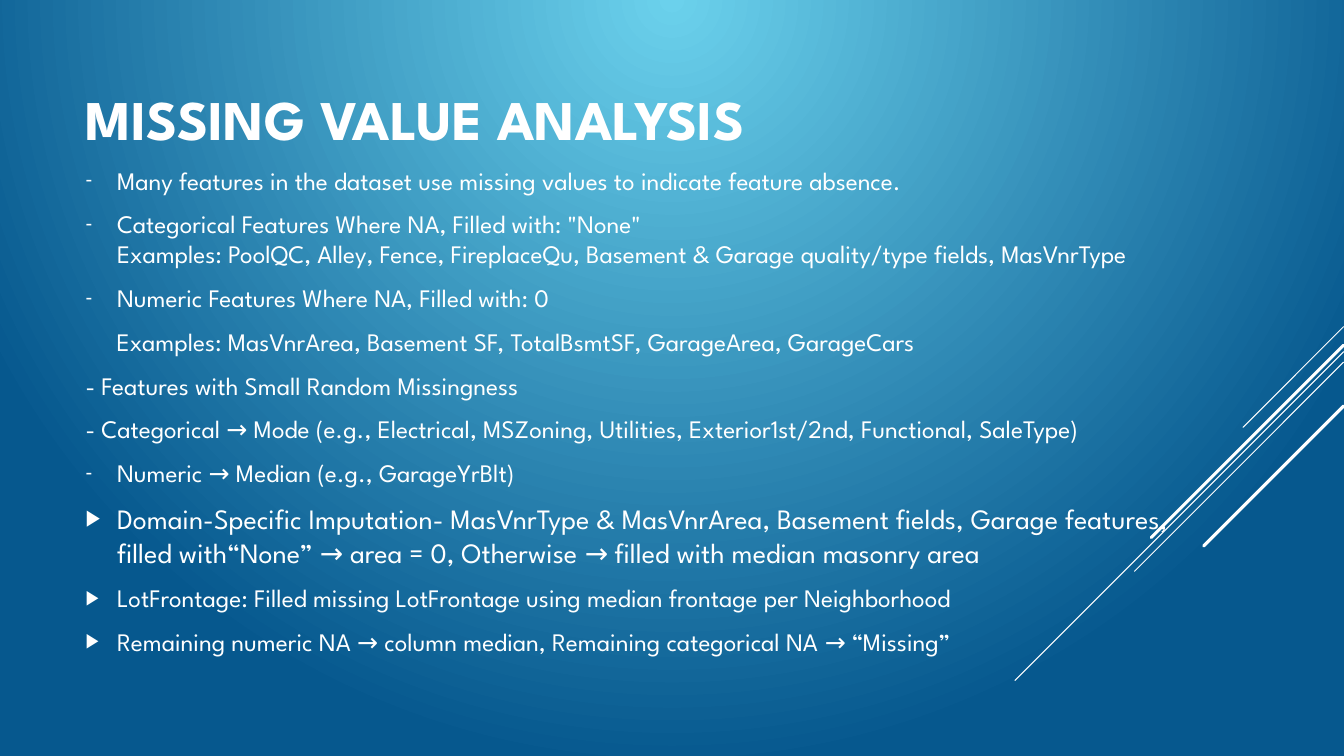
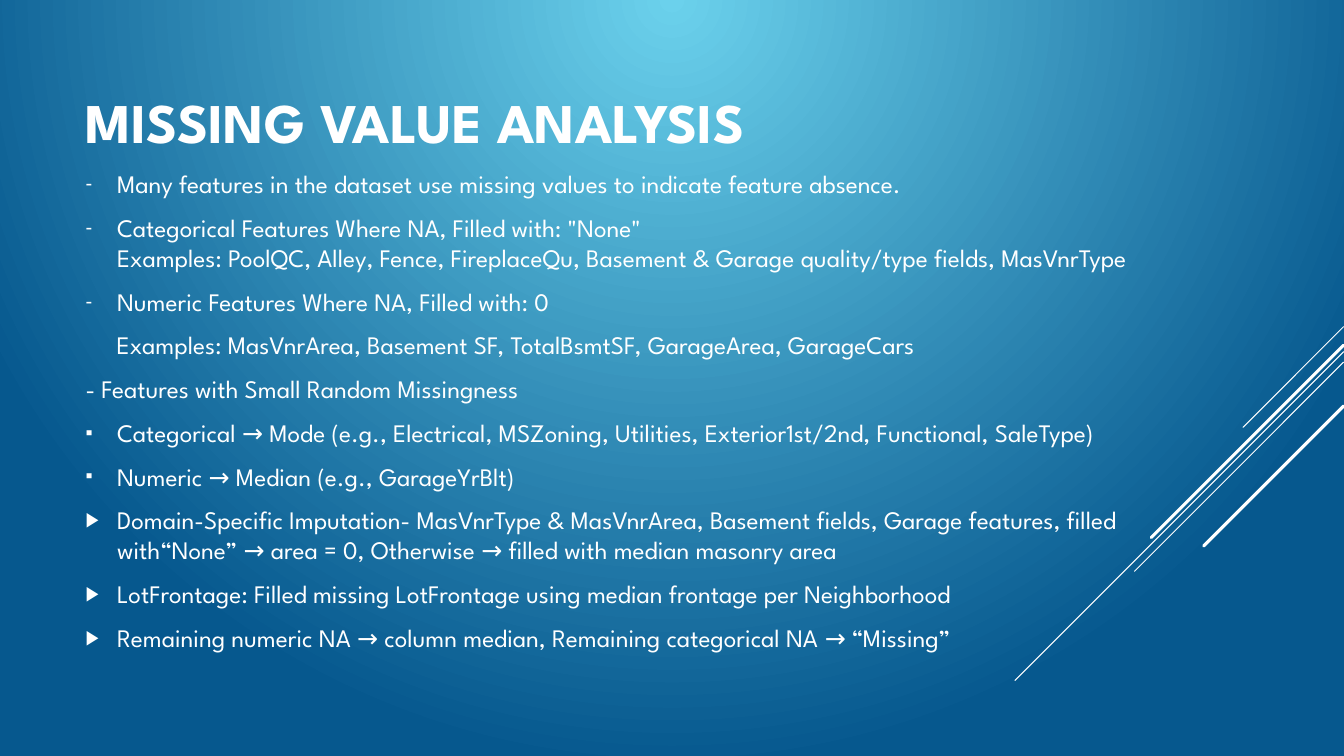
Before and after one commit to kibosivy/Property-Prices-Predictions, a slide deck: slide 5 of House price prediction presentation.pptx. Drawn at 1344x756 pixels with LibreOffice and Linux fonts; fonts in the diff are those of the drawing; background and template pictures are left out. Boxes give left, top, right and bottom in pixels: in the first picture for what was removed or moved away, otherwise in the second. Text is boxed around its words. In the diff, an @@ line names an element or a change of style, - is before the commit and + after.

```diff
--- a/House price prediction presentation.pptx
+++ b/House price prediction presentation.pptx
@@ text at box(117, 424, 1094, 448): text changed @@
-- Categorical → Mode (e.g., Electrical, MSZoning, Utilities, Exterior1st/2nd, Functional, SaleType)
+▪ Categorical → Mode (e.g., Electrical, MSZoning, Utilities, Exterior1st/2nd, Functional, SaleType)
@@ text at box(117, 468, 1116, 565): size 20 to 18 pt in "Domain-Specific Imputation- MasVnrType & MasVnrArea, Basemen ..."; bullet - to ▪ @@
```
Also in this commit, not shown: 2 other slides changed, 6 other files.
